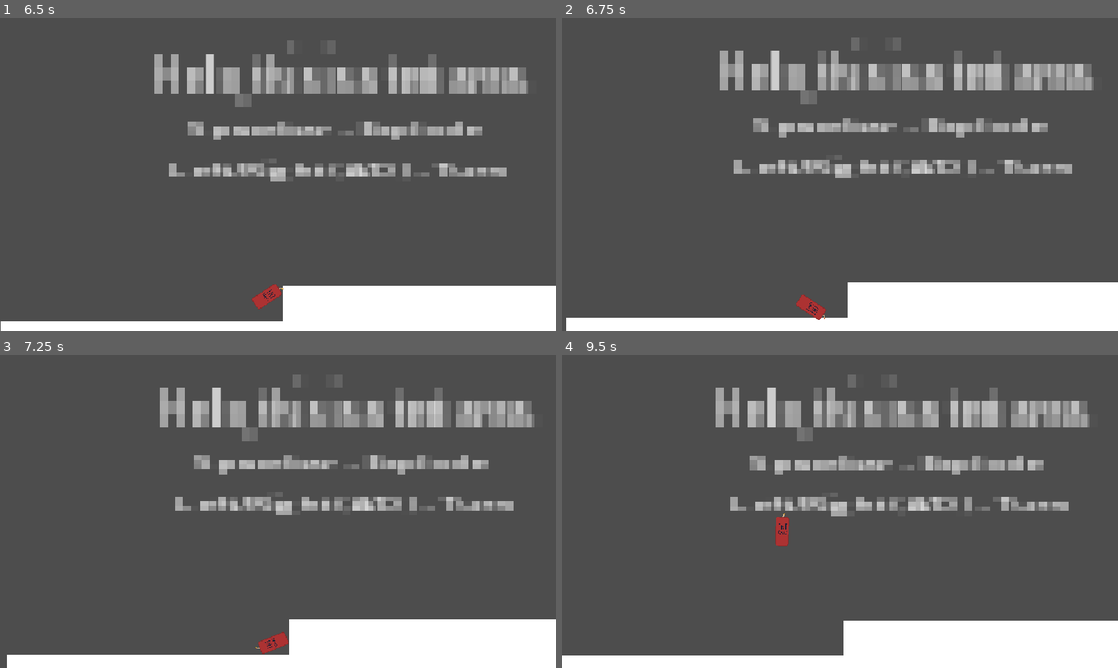
Above: before the commit, frames 1-4 (two rows, left to right).
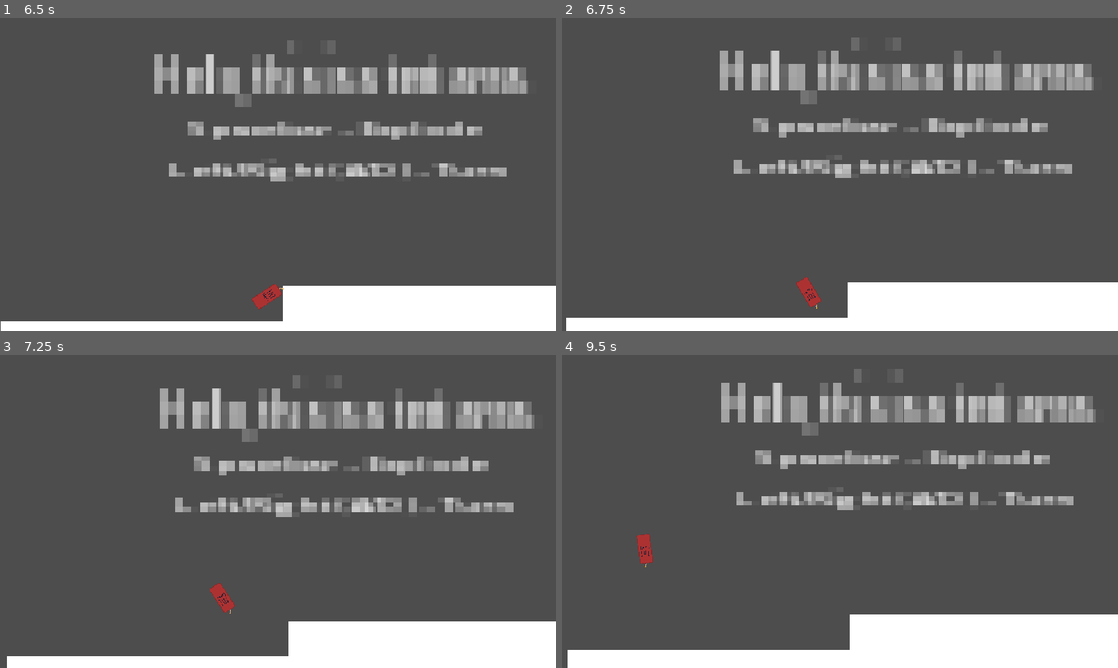
Above: after the commit, the same moments.

Repository: ilgalov/kamekadze
Game: Godot game, scene res://scene/game.tscn
Same seed, same stepped clock (60 frames per second), same inputs: the game is played once before the commit and once after it.
Inputs:
- Up to frame 1 (6.5 s): tap Enter (ui_accept) at 0.5, 0.6, 0.77, 1.07, 1.35, 1.52, 1.82, 2.1, 2.85, 3.02, 3.32, 3.6, 3.77, 4.07, 4.35, 4.52, 4.82, 5.1, 5.85, 6.02, 6.32 s; hold Right (ui_right) 0.53-1.28 s; hold Left (ui_left) 1.28-2.03 s; hold Right (ui_right) 2.03-3.53 s; hold Left (ui_left) 3.53-5.78 s; hold Right (ui_right) from 5.78 s (still down)
- Up to frame 2 (6.75 s): keep holding Right (ui_right); tap Enter (ui_accept) at 6.6 s
- Up to frame 3 (7.25 s): keep holding Right (ui_right); tap Enter (ui_accept) at 6.77, 7.07 s
- Up to frame 4 (9.5 s): tap Enter (ui_accept) at 7.35, 7.52, 7.82, 8.1, 8.85, 9.02, 9.32 s; release Right (ui_right) at 8.03 s; hold Left (ui_left) from 8.03 s (still down)

Frame 1 is identical in both runs. In frame 2, 0.4% of the frame differs, in the area x 42-48%, y 82-97%; in frame 3, 2.6%; in frame 4, 12%, in the area x 0-100%, y 4-100%.

Commit message:
Fixed a bug with a big jump
Added a timer to prevent reloading too quickly

Diff:
--- a/player/player_tnt.tscn
+++ b/player/player_tnt.tscn
@@ -99,6 +99,10 @@
 wait_time = 0.1
 one_shot = true
 
+[node name="Timer_nohige" type="Timer" parent="." unique_id=891155762]
+wait_time = 0.4
+one_shot = true
+
 [node name="Camera2D" type="Camera2D" parent="." unique_id=1911908612]
 limit_left = 0
 limit_bottom = 540
--- a/player/script/player_tnt.gd
+++ b/player/script/player_tnt.gd
@@ -15,7 +15,7 @@
 		$Boom.play()
 		$Camera2D.shake(0.2)
 		jump_count -= 1
-	if Input.is_action_just_pressed("ui_accept") and jump_count <= 0 and !jump:
+	if Input.is_action_just_pressed("ui_accept") and jump_count <= 0 and !jump and $Timer_nohige.is_stopped():
 		jump = true
 		$Timer.start()
 	var dir = Input.get_axis("ui_left", "ui_right")
@@ -23,8 +23,9 @@
 
 
 func _on_area_2d_body_entered(body: Node2D) -> void:
-	if body.is_in_group("floor") and jump_count < 1:
+	if body.is_in_group("floor") and jump_count < 1 and $Timer_nohige.is_stopped():
 		jump_count += 1
+		$Timer_nohige.start()
 		if !$reloud.playing:
 			$reloud.play()
 
@@ -33,7 +34,7 @@
 	jump = false
 
 
-func _on_colider_area_entered(area: Area2D) -> void:
+func _on_colider_area_entered(_area: Area2D) -> void:
 	call_deferred("reloud")
 
 func reloud():
--- a/scene/game.tscn
+++ b/scene/game.tscn
@@ -72,7 +72,7 @@
 horizontal_alignment = 1
 
 [node name="Water" parent="." unique_id=119407617 instance=ExtResource("3_33cqm")]
-position = Vector2(2189, -404)
+position = Vector2(2189, -382)
 scale = Vector2(0.51998043, 1)
 
 [node name="Water5" parent="." unique_id=1092534127 instance=ExtResource("3_33cqm")]
@@ -80,16 +80,16 @@
 scale = Vector2(1.775, 1)
 
 [node name="Water2" parent="." unique_id=780892166 instance=ExtResource("3_33cqm")]
-position = Vector2(2330, -246)
+position = Vector2(2330, -224)
 scale = Vector2(0.45238486, 1)
 
 [node name="Water3" parent="." unique_id=1703720324 instance=ExtResource("3_33cqm")]
-position = Vector2(2189, -93)
+position = Vector2(2189, -71)
 scale = Vector2(0.51998043, 1)
 
 [node name="Water4" parent="." unique_id=832301275 instance=ExtResource("3_33cqm")]
-position = Vector2(2330, 75.99998)
-scale = Vector2(0.45238486, 1)
+position = Vector2(2330, 98)
+scale = Vector2(0.455, 1)
 
 [node name="SavePoint" parent="." unique_id=794719638 instance=ExtResource("4_xwcet")]
 position = Vector2(2084, -404)
